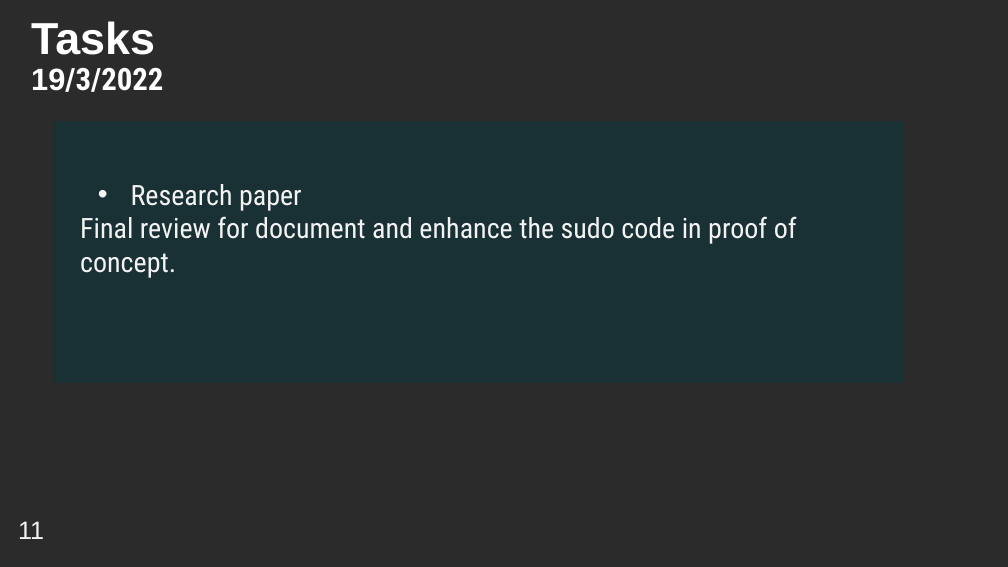
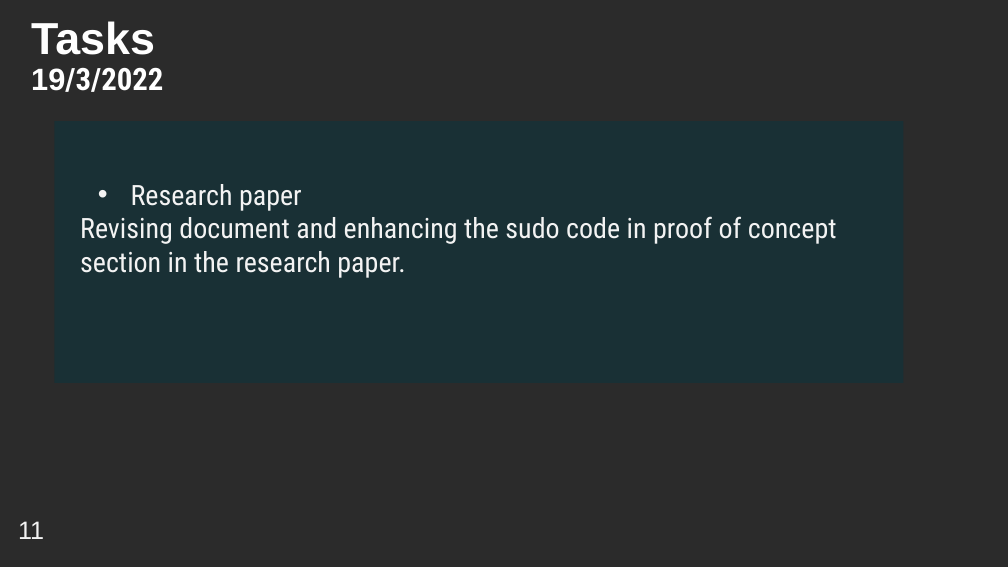
Before and after one commit to YoussifAssem/Genatac, a slide deck: slide 8 of E-Genetics/presentations/Genetcis-protoType.pptx. Drawn at 1008x567 pixels with LibreOffice and Linux fonts; fonts in the diff are those of the drawing; background and template pictures are left out; a plain dark background stands for a picture behind light text. Boxes give left, top, right and bottom in pixels: in the first picture for what was removed or moved away, otherwise in the second. Text is boxed around its words. In the diff, an @@ line names an element or a change of style, - is before the commit and + after.

Commit message:
Updated final prototype presentation
Enhancing overall presentation and rewriting slides

```diff
--- a/E-Genetics/presentations/Genetcis-protoType.pptx
+++ b/E-Genetics/presentations/Genetcis-protoType.pptx
@@ text in rectangle at [80,216,837,278]: text changed @@
-Final review for document and enhance the sudo code in proof of concept.
+Revising document and enhancing the sudo code in proof of concept section in the research paper.
```
Also in this commit, not shown: 7 other slides changed, 1 other file.
